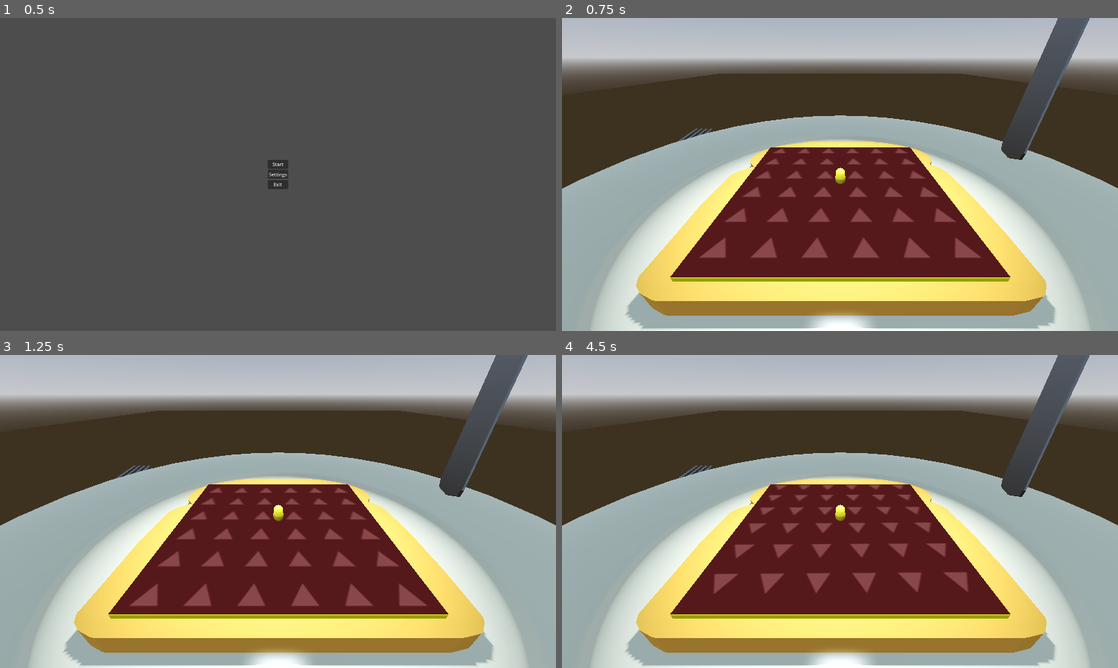
Above: before the commit, frames 1-4 (two rows, left to right).
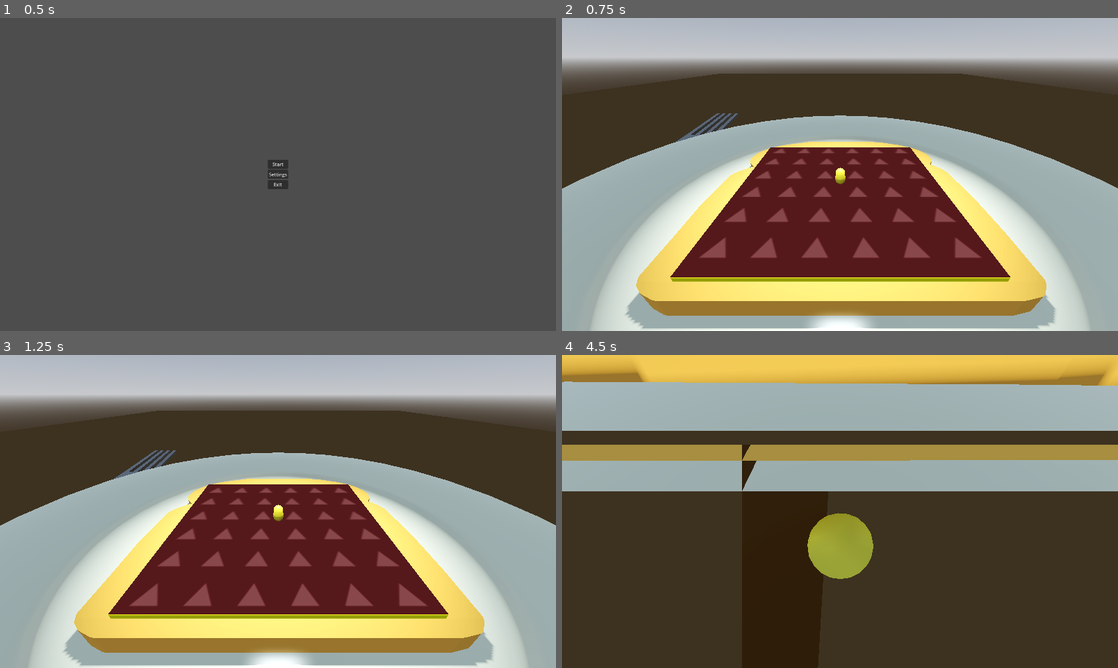
Above: after the commit, the same moments.

Repository: wolfthewizard/mages-breakfast
Game: Godot game, scene res://scenes/environments/menu/menu.tscn
The game is run twice, just before and just after one commit, with the same random seed, the same clock (stepped at 60 frames per second) and the same inputs.
Inputs (mouse positions are in pixels of both pictures, inside the frame that each line leads up to):
- Up to frame 1 (0.5 s): no input
- Up to frame 2 (0.75 s): click "Start" at 0.5 s
- Up to frame 3 (1.25 s): no input
- Up to frame 4 (4.5 s): move the mouse to (867, 511) at 1.27 s; hold W (up) 1.28-4.25 s; tap Space (jump) at 1.52, 2.27, 3.77 s; move the mouse to (812, 511) at 2.02 s; move the mouse to (851, 505) at 2.77 s; move the mouse to (834, 517) at 3.52 s; click (840, 511) at 4.25 s, where only the run before the commit has a clickable "Restart game"

Frame 1 is identical in both runs. In frame 2, 2.5% of the frame differs, in the area x 20-95%, y 0-46%; in frame 3, 2.5%; in frame 4, 89%, in the area x 0-100%, y 0-100%.

Commit message:
implemented stab attack for knife

Diff:
--- a/Mage's Breakfast/scenes/entities/knife/knife.gd
+++ b/Mage's Breakfast/scenes/entities/knife/knife.gd
@@ -5,7 +5,7 @@
 
 
 @export var player: CharacterBody3D
-@export var attack_preparation: float = 1:
+@export var attack_preparation: float = 2:
 	get:
 		return attack_preparation * time_scaling
 @export var attack_delay: float = 0.2:
@@ -14,6 +14,7 @@
 @export var attack_duration: float = 2:
 	get:
 		return attack_duration * time_scaling
+@export var stab_attack_linger: float = 1		# intentional, should not scale with time
 
 var time_scaling: float = 1.0
 
@@ -25,8 +26,21 @@
 	var original_basis = basis
 	tween = create_tween().set_trans(Tween.TRANS_CUBIC)
 	tween.tween_property(self, "global_position", from, attack_preparation)
-	tween.parallel().tween_property(self, "basis", Basis.looking_at(to - from, Vector3.UP), attack_preparation).set_delay(attack_delay)
-	tween.tween_property(self, "global_position", to, attack_duration)
+	tween.parallel().tween_property(self, "basis", Basis.looking_at(to - from, Vector3.UP).scaled(original_basis.get_scale()), attack_preparation)
+	tween.tween_property(self, "global_position", to, attack_duration).set_delay(attack_delay)
+	tween.tween_property(self, "global_position", original_position, attack_preparation)
+	tween.parallel().tween_property(self, "basis", original_basis, attack_preparation)
+	tween.tween_callback(func(): attack_sequence_finished.emit())
+
+
+func stab_attack(from: Vector3, to: Vector3):
+	var original_position = global_position
+	var original_basis = basis
+	tween = create_tween().set_trans(Tween.TRANS_CUBIC)
+	tween.tween_property(self, "global_position", from, attack_preparation)
+	tween.parallel().tween_property(self, "basis", Basis.looking_at(to - from, Vector3.UP).rotated(Vector3.UP, -PI / 2).scaled(original_basis.get_scale()), attack_preparation)
+	tween.tween_property(self, "global_position", to, attack_duration).set_delay(attack_delay)
+	tween.tween_property(self, "global_position", from, attack_preparation).set_delay(stab_attack_linger)
 	tween.tween_property(self, "global_position", original_position, attack_preparation)
 	tween.parallel().tween_property(self, "basis", original_basis, attack_preparation)
 	tween.tween_callback(func(): attack_sequence_finished.emit())
--- a/Mage's Breakfast/scenes/entities/knife/knife.tscn
+++ b/Mage's Breakfast/scenes/entities/knife/knife.tscn
@@ -47,6 +47,7 @@
 size = Vector3(0.0149814, 0.002, 0.0939663)
 
 [node name="Knife" type="Node3D"]
+transform = Transform3D(1.5, 0, 0, 0, 1.5, 0, 0, 0, 1.5, -0.000273779, 1.49012e-08, 0.000445008)
 script = ExtResource("1_suyes")
 
 [node name="Knife" type="MeshInstance3D" parent="."]
--- a/Mage's Breakfast/scenes/entities/mage/mage.gd
+++ b/Mage's Breakfast/scenes/entities/mage/mage.gd
@@ -4,6 +4,7 @@
 @export var knife: Knife
 @export var butter_layer: ButterLayer
 @export var mow_attack_distance: float = 0.15
+@export var stab_attack_distance: float = 0.3
 
 @onready var attack_timer: Timer = $AttackTimer
 
@@ -20,8 +21,20 @@
 	EventBus.attack_in_preparation.emit(angle, knife.attack_preparation + knife.attack_delay + knife.attack_duration)
 
 
+func prepare_stab():
+	var angle: float = randf_range(0, TAU)
+	var source = Vector3(0, 0.01, stab_attack_distance).rotated(Vector3.UP, angle)
+	angle += PI / 4
+	angle = fmod(angle, TAU)
+	var on_x: bool = fmod(angle, PI) < PI / 2
+	var dest_point = randf_range(-0.025, 0.025)
+	var dest = Vector3(dest_point, 0.01, 0) if on_x else Vector3(0, 0.01, dest_point)
+	knife.stab_attack(source, dest)
+
+
 func _on_attack_timer_timeout():
 	prepare_mow()
+	#prepare_stab()
 
 
 func _on_knife_attack_sequence_finished():
--- a/Mage's Breakfast/scenes/environments/level/level.tscn
+++ b/Mage's Breakfast/scenes/environments/level/level.tscn
@@ -27,12 +27,6 @@
 [node name="Level" type="Node3D"]
 script = ExtResource("1_b04xe")
 
-[node name="DirectionalLight3D" type="DirectionalLight3D" parent="."]
-transform = Transform3D(-0.866025, -0.5, -2.18557e-08, 0, -4.37114e-08, 1, -0.5, 0.866025, 3.78552e-08, 0, 0, 0)
-visible = false
-shadow_enabled = true
-shadow_bias = 0.001
-
 [node name="WorldEnvironment" type="WorldEnvironment" parent="."]
 environment = SubResource("Environment_uff6i")
 
@@ -52,7 +46,7 @@
 [node name="Toast" parent="." instance=ExtResource("2_sqals")]
 
 [node name="Knife" parent="." node_paths=PackedStringArray("player") instance=ExtResource("3_6ucxa")]
-transform = Transform3D(-4.37114e-08, 1, 0, -1, -4.37114e-08, 0, 0, 0, 1, 0.08, 0.168986, 0)
+transform = Transform3D(-6.55671e-08, 1.5, 0, -1.5, -6.55671e-08, 0, 0, 0, 1.5, 0.15, 0.25, 0)
 player = NodePath("../Player")
 
 [node name="Mage" parent="." node_paths=PackedStringArray("knife") instance=ExtResource("4_5tvat")]
@@ -67,7 +61,7 @@
 [node name="Decorations" type="Node3D" parent="."]
 
 [node name="fork" parent="Decorations" instance=ExtResource("8_iehgv")]
-transform = Transform3D(1, 0, 0, 0, 1, 0, 0, 0, 1, -0.124978, 0, 0)
+transform = Transform3D(1.5, 0, 0, 0, 1.5, 0, 0, 0, 1.5, -0.124978, 0, 0)
 
 [node name="plate" parent="Decorations" instance=ExtResource("9_sva6d")]
 transform = Transform3D(1, 0, 0, 0, 1, 0, 0, 0, 1, 0, -0.00359157, 0)
